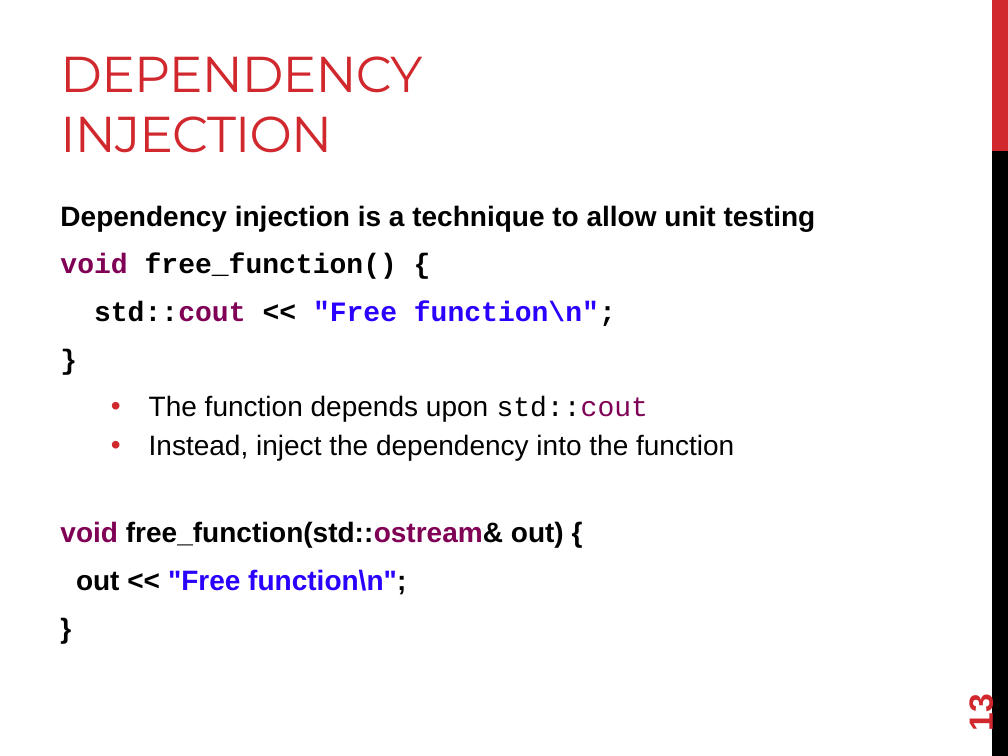
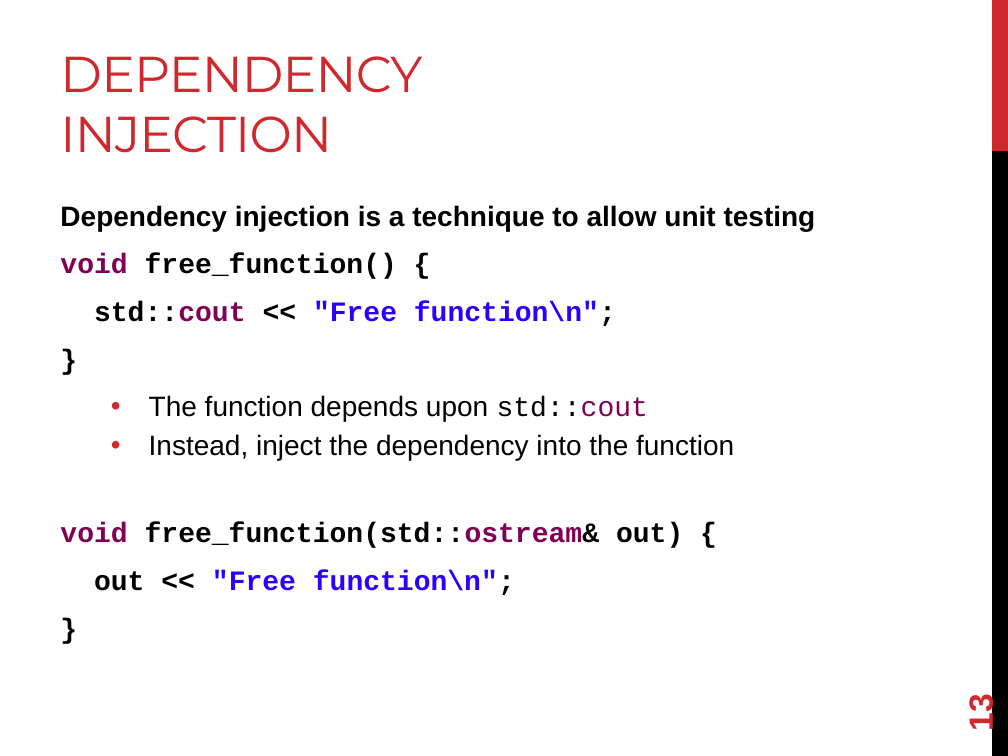
Before and after one commit to joshpeterson/DevelopingConcurrentSoftware, a slide deck: slide 13 of Lectures/Threads/Threads.pptx. Drawn at 1008x756 pixels with LibreOffice and Linux fonts; fonts in the diff are those of the drawing. Boxes give left, top, right and bottom in pixels: in the first picture for what was removed or moved away, otherwise in the second. Text is boxed around its words. In the diff, an @@ line names an element or a change of style, - is before the commit and + after.

```diff
--- a/Lectures/Threads/Threads.pptx
+++ b/Lectures/Threads/Threads.pptx
@@ text at (x1=60, y1=522, x2=683, y2=595): font Arial to Courier New in "void free_function(std::ostream& out) {", "out << "Free function\n";", "}" @@
```
Also in this commit, not shown: 12 slides added.
